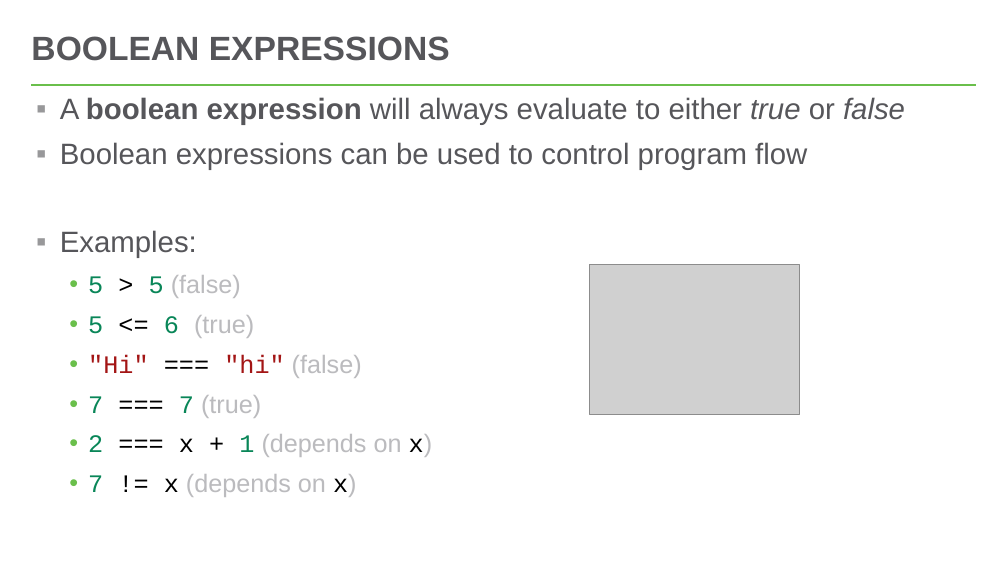
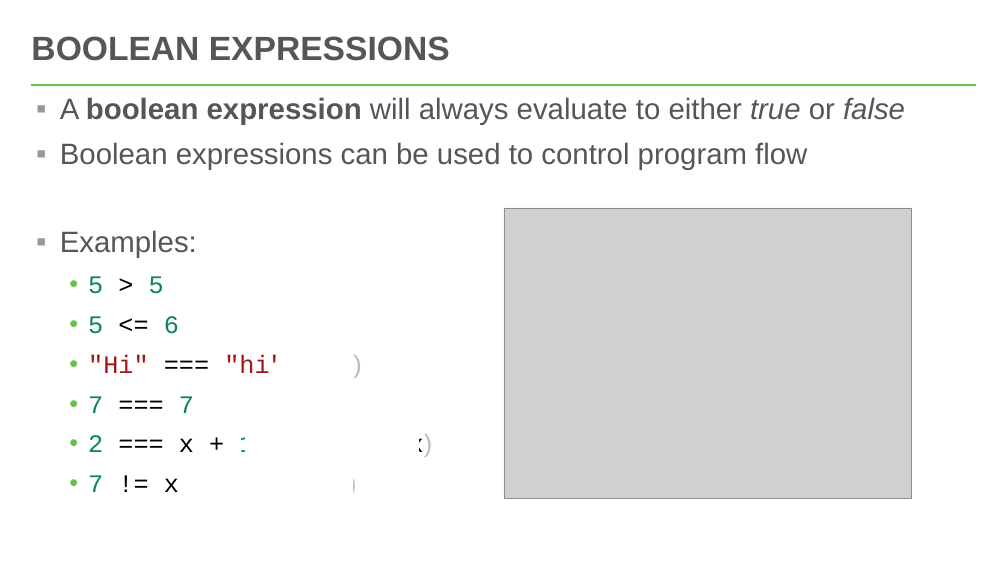
Before and after one commit to hytechclub/web-102, a slide deck: slide 7 of Week05/Conditionals.pptx (slide 3 before the commit). Drawn at 1008x567 pixels with LibreOffice and Linux fonts; fonts in the diff are those of the drawing; grey boxes stand for pictures. Boxes give left, top, right and bottom in pixels: in the first picture for what was removed or moved away, otherwise in the second. Text is boxed around its words. In the diff, an @@ line names an element or a change of style, - is before the commit and + after.

```diff
--- a/Week05/Conditionals.pptx
+++ b/Week05/Conditionals.pptx
@@ picture: place and size @@
-picture at [589,265,799,414]
+picture at [504,208,912,498]
@@ rectangle added at [164,265,239,302], fill #FFFFFF @@
@@ rectangle added at [183,308,258,346], fill #FFFFFF @@
@@ rectangle added at [278,346,352,383], fill #FFFFFF @@
@@ rectangle added at [193,387,268,425], fill #FFFFFF @@
@@ rectangle added at [245,430,419,467], fill #FFFFFF @@
@@ rectangle added at [179,463,353,501], fill #FFFFFF @@
```
Also in this commit, not shown: 3 other slides changed, 6 slides added, 1 other file.
